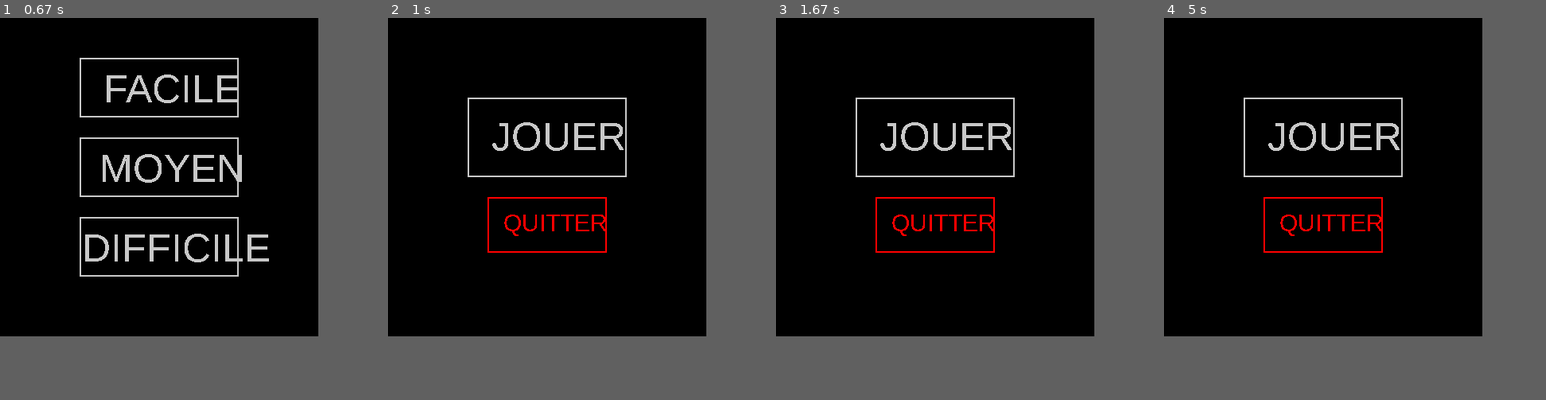
Above: before the commit, frames 1-4 (left to right).
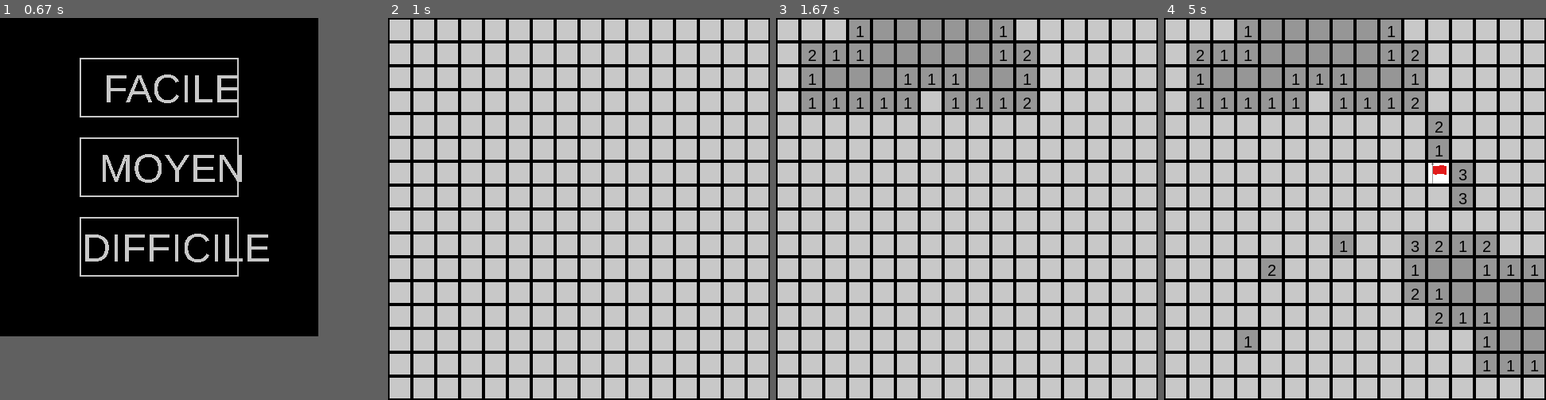
Above: after the commit, the same moments.

Repository: Raidened/demineur-python-g9
Game: pygame game, started from pygame_menus.py
Two runs of this game, one before a commit and one after it. Both use one fixed random seed, a clock stepped at 60 frames per second and the inputs below.
Inputs (mouse positions are in pixels of both pictures, inside the frame that each line leads up to):
- Up to frame 1 (0.67 s): click "JOUER" at 0.38 s
- Up to frame 2 (1 s): click (472, 178) at 0.72 s
- Up to frame 3 (1.67 s): tap S at 1 s; click (867, 67) at 1.38 s
- Up to frame 4 (5 s): tap S at 1.67 s; click (1355, 254) at 2.05 s; right-click (1431, 178) at 2.38 s; click (1454, 174) at 2.72 s; click (1473, 201) at 3.05 s; click (1435, 140) at 3.38 s; click (1439, 113) at 3.72 s; click (1263, 277) at 4.05 s; click (1492, 296) at 4.38 s; click (1240, 350) at 4.72 s
In frame 2 the window is 400x400 before the commit and 480x480 after it. Grey fills any space a smaller window leaves; there, only what the larger window draws over its background counts as a difference.

Frame 1 is identical in both runs. In frame 2, 59% of the frame differs, in the area x 0-100%, y 0-100%; in frame 3, 59%; in frame 4, 63%.

Commit message:
fixed save

Diff:
--- a/pygame_grid.py
+++ b/pygame_grid.py
@@ -39,6 +39,44 @@
                 if 0 <= nr < self.rows and 0 <= nc < self.cols and grid[nr][nc] != 'M':
                     grid[nr][nc] += 1
 
+        return grid
+
+    def save_game(self):
+        """Sauvegarde l'état du jeu dans un fichier JSON dans le dossier 'saved_grid'."""
+        # Créer le dossier 'saved_grid' si nécessaire
+        save_dir = 'saved_grid'
+        if not os.path.exists(save_dir):
+            os.makedirs(save_dir)
+        # Trouver un numéro de fichier libre
+        file_number = 1
+        while True:
+            filename = f"saved_grid/grid{file_number}_{self.difficulty}.json"
+            if not os.path.exists(filename):
+                break
+            file_number += 1
+        # Sauvegarder l'état du jeu dans le fichier
+        game_state = {
+            'rows': self.rows,
+            'cols': self.cols,
+            'mines': self.mines,
+            'difficulty': self.difficulty,
+            'grid': self.grid,
+            'revealed': self.revealed  # Ajout de l'état des cases révélées
+        }
+        with open(filename, 'w') as f:
+            json.dump(game_state, f)
+        print(f"Partie sauvegardée sous {filename}!")
+    def load_game(cls, filename):
+        """Charge l'état du jeu depuis un fichier JSON."""
+        if not os.path.exists(filename):
+            print("Aucune partie sauvegardée trouvée!")
+            return None
+        with open(filename, 'r') as f:
+            game_state = json.load(f)
+        grid = cls(game_state['rows'], game_state['cols'], game_state['mines'], game_state['difficulty'])
+        grid.grid = game_state['grid']
+        grid.revealed = game_state['revealed']  # Récupérer l'état des cases révélées
+        print("Partie chargée!")
         return grid
 
     def get_grid(self):
@@ -228,7 +266,6 @@
 
 
 def interface(nbcoln, nbline, table, game_instance):
-    from pygame_menus import startmenu
     """Interface principale pour afficher le jeu et gérer la logique de la partie."""
     WINDOW_HEIGHT = nbline * 30
     WINDOW_WIDTH = nbcoln * 30
@@ -340,7 +377,7 @@
                     checkout += 1
         if checkout == nbcoln * nbline:
             # Demander à l'utilisateur s'il veut recommencer
-            win = pygame.Rect(WINDOW_WIDTH /2 - 130, WINDOW_HEIGHT // 4, 260, 50)
+            win = pygame.Rect(WINDOW_WIDTH /2 - 130, WINDOW_HEIGHT // 2 - 100, 260, 50)
             restart_button = pygame.Rect(WINDOW_WIDTH // 2 - 75, WINDOW_HEIGHT // 2, 150, 50)
             quit_button = pygame.Rect(WINDOW_WIDTH // 2 - 75, WINDOW_HEIGHT // 2 + 60, 150, 50)
 
@@ -354,7 +391,7 @@
             restart_text = font.render("Recommencer", True, (0, 0, 0))
             quit_text = font.render("Quitter", True, (0, 0, 0))
 
-            screen.blit(win_text, (WINDOW_WIDTH // 2 - 100, WINDOW_HEIGHT // 9 + 50))
+            screen.blit(win_text, (WINDOW_WIDTH // 2 - 100, WINDOW_HEIGHT // 2 - 85))
             screen.blit(restart_text, (WINDOW_WIDTH // 2 - 60, WINDOW_HEIGHT // 2 + 10))
             screen.blit(quit_text, (WINDOW_WIDTH // 2 - 40, WINDOW_HEIGHT // 2 + 70))
 
